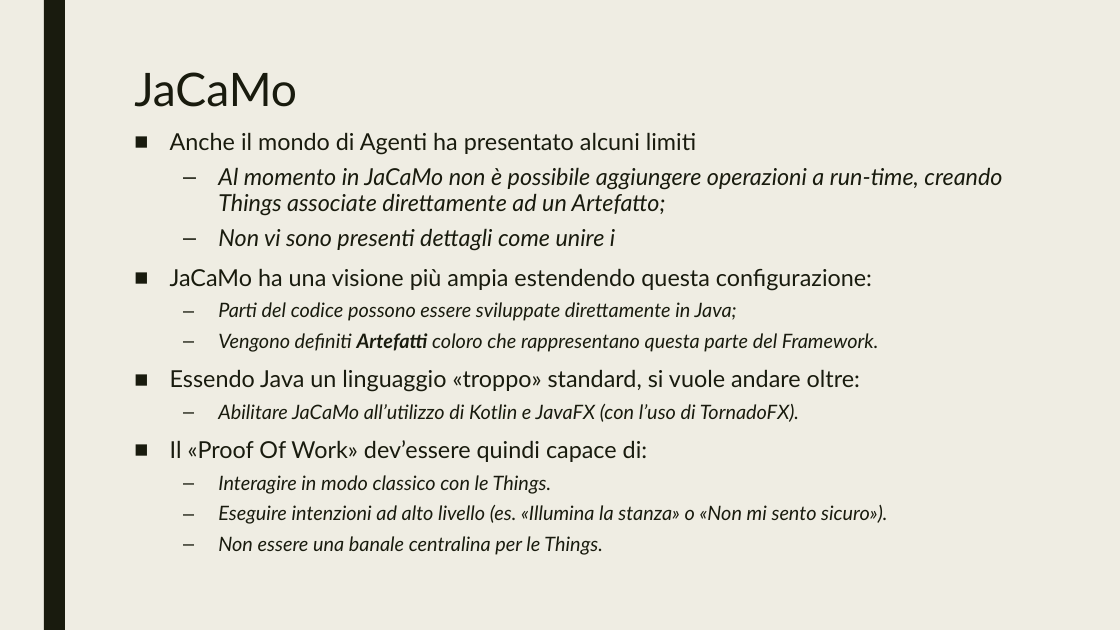
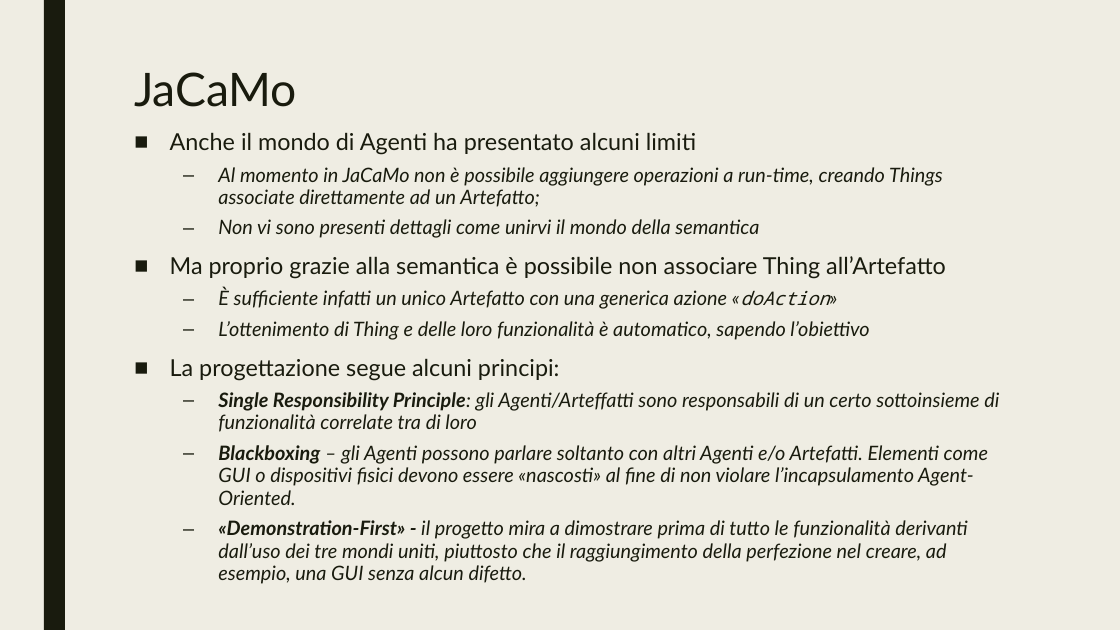
Before and after one commit to Martinocom/pervasive-semantic-exam, a slide deck: slide 29 of doc/Presentation.pptx. Drawn at 1120x630 pixels with LibreOffice and Linux fonts; fonts in the diff are those of the drawing. Boxes give left, top, right and bottom in pixels: in the first picture for what was removed or moved away, otherwise in the second. Text is boxed around its words. In the diff, an @@ line names an element or a change of style, - is before the commit and + after.

Commit message:
Finished presentation

```diff
--- a/doc/Presentation.pptx
+++ b/doc/Presentation.pptx
@@ text at [218,167,943,207]: size 20 to 17 pt in "Al momento in JaCaMo non è possibile ..." @@
@@ text at [170,219,999,584]: text changed @@
-  – Non vi sono presenti dettagli come unire i
-■ JaCaMo ha una visione più ampia estendendo questa configurazione:
-  – Parti del codice possono essere sviluppate direttamente in Java;
-  – Vengono definiti Artefatti coloro che rappresentano questa parte del Framework.
-■ Essendo Java un linguaggio «troppo» standard, si vuole andare oltre:
-  – Abilitare JaCaMo all’utilizzo di Kotlin e JavaFX (con l’uso di TornadoFX).
-■ Il «Proof Of Work» dev’essere quindi capace di:
-  – Interagire in modo classico con le Things.
-  – Eseguire intenzioni ad alto livello (es. «Illumina la stanza» o «Non mi sento sicuro»).
-  – Non essere una banale centralina per le Things.
+  – Non vi sono presenti dettagli come unirvi il mondo della semantica
+■ Ma proprio grazie alla semantica è possibile non associare Thing all’Artefatto
+  – È sufficiente infatti un unico Artefatto con una generica azione «doAction»
+  – L’ottenimento di Thing e delle loro funzionalità è automatico, sapendo l’obiettivo
+■ La progettazione segue alcuni principi:
+  – Single Responsibility Principle: gli Agenti/Arteffatti sono responsabili di un certo sottoinsieme di funzionalità correlate tra di loro
+  – Blackboxing – gli Agenti possono parlare soltanto con altri Agenti e/o Artefatti. Elementi come GUI o dispositivi fisici devono essere «nascosti» al fine di non violare l’incapsulamento Agent-Oriented.
+  – «Demonstration-First» - il progetto mira a dimostrare prima di tutto le funzionalità derivanti dall’uso dei tre mondi uniti, piuttosto che il raggiungimento della perfezione nel creare, ad esempio, una GUI senza alcun difetto.
```
Also in this commit, not shown: 14 other slides changed, 8 slides added.
